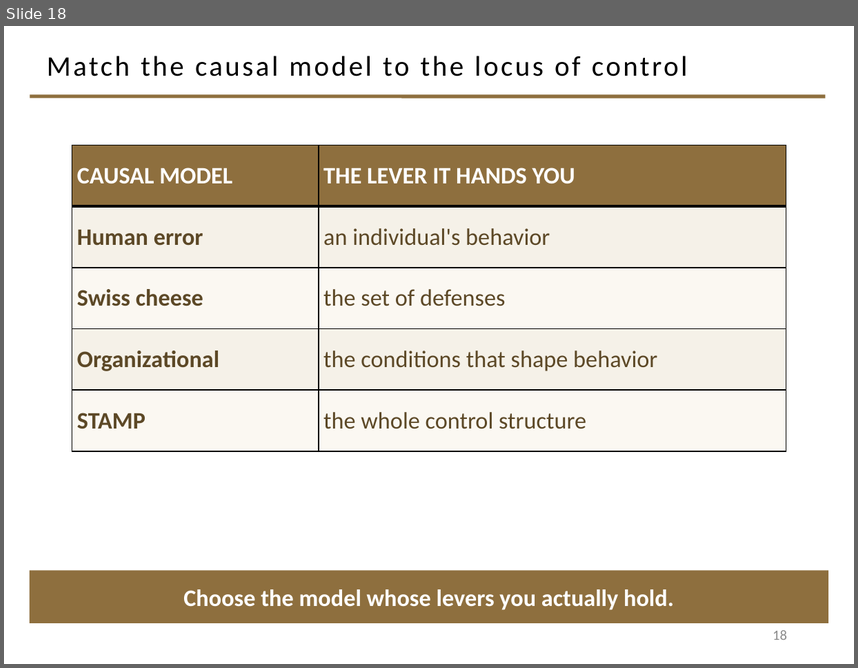
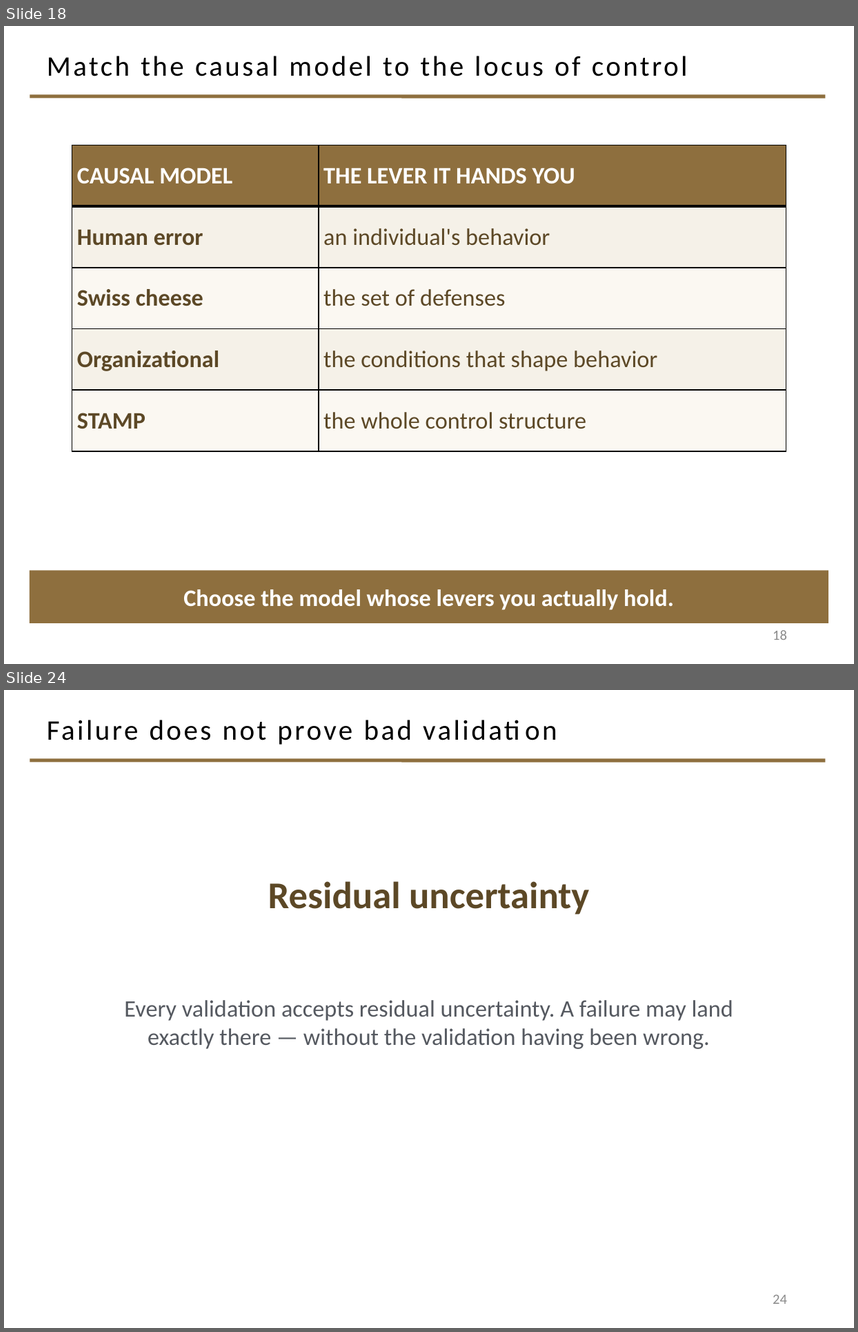
Before and after one commit to davisjam/model-based-agentic-software-engineering, a slide deck: course/lectures/act-2-delegation-and-control/04-failure-aware-engineering/2-4-Failure-Aware-Engineering.pptx. Shown one above the other, each under a label of ours: slide 18 before the commit, slides 18 and 24 after it; the slides between them are not shown. The pictures are 858x668 and 858x1332 pixels, drawn with LibreOffice and Linux fonts; fonts in the diff are those of the drawing; background and template pictures are left out. Boxes give left, top, right and bottom in pixels: in the first picture for what was removed or moved away, otherwise in the second. Text is boxed around its words. In the diff, an @@ line names an element or a change of style, - is before the commit and + after.

Commit message:
deck 2-4: movement 3 — diagnose the failure + convert to engineering knowledge (slides 19-30)

```diff
--- a/course/lectures/act-2-delegation-and-control/04-failure-aware-engineering/2-4-Failure-Aware-Engineering.pptx
+++ b/course/lectures/act-2-delegation-and-control/04-failure-aware-engineering/2-4-Failure-Aware-Engineering.pptx
@@ slide 24 added at <box>4,690,854,1328</box>, background #FFFFFF; not listed: 1 template element that a slide beside it also shows @@
@@ title added at <box>47,720,412,745</box>, 24 pt, text #000000 @@
+Failure does not prove bad validation
@@ text added at <box>268,881,589,914</box>, 32 pt, text #5C4826, bold @@
+Residual uncertainty
@@ text added at <box>124,1000,733,1049</box>, 20 pt, text #555960 @@
+Every validation accepts residual uncertainty. A failure may land exactly there — without the validation having been wrong.
@@ page number added at <box>773,1294,787,1303</box>, 12 pt, text #8C8C8C @@
+24
```
Also in this commit, not shown: 11 other slides added.
